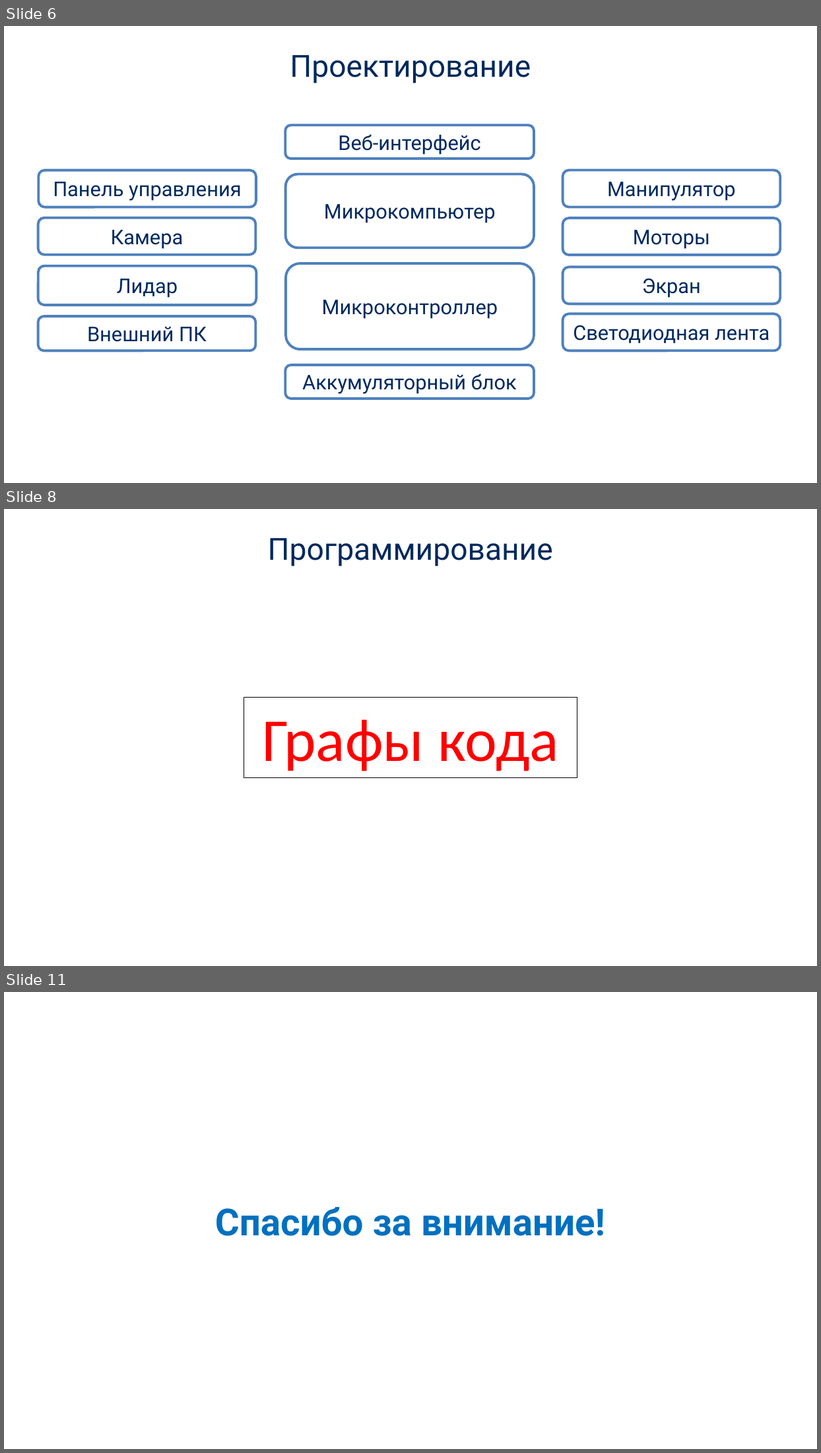
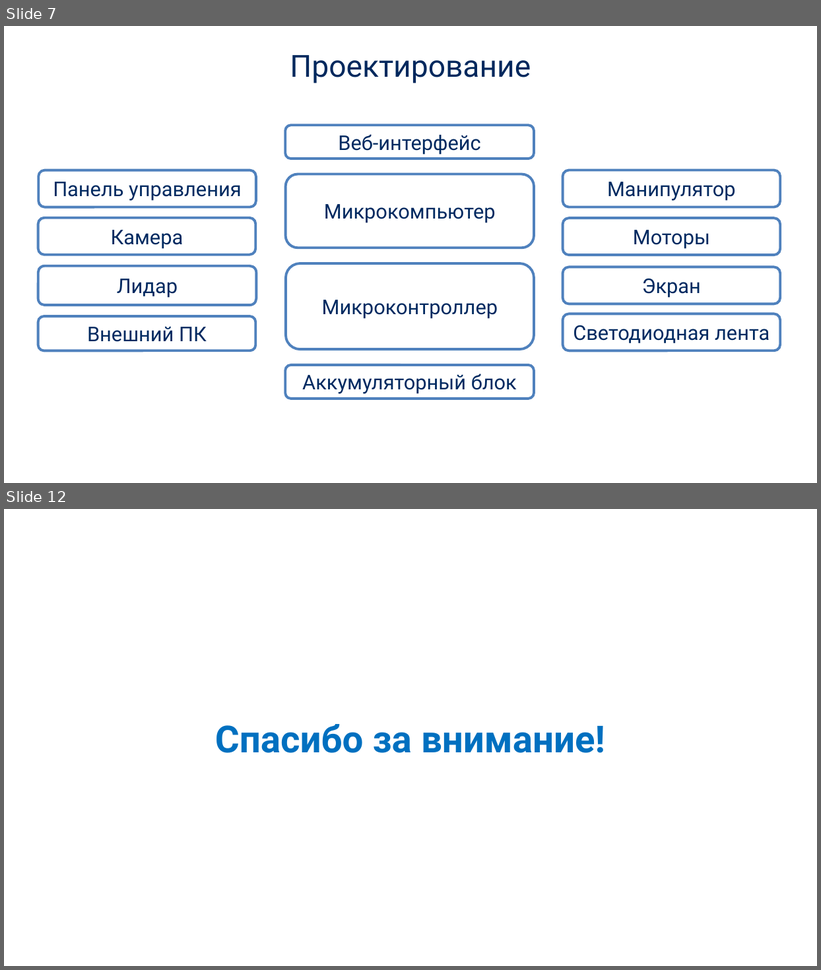
Before and after one commit to incubus-ank/marshmallow_old, a slide deck: Защита.pptx. Shown one above the other, each under a label of ours: slides 6, 8 and 11 before the commit, slides 7 and 12 after it; the slides between them are not shown. The pictures are 821x1453 and 821x970 pixels, drawn with LibreOffice and Linux fonts; fonts in the diff are those of the drawing; background and template pictures are left out. Boxes give left, top, right and bottom in pixels: in the first picture for what was removed or moved away, otherwise in the second. Text is boxed around its words. In the diff, an @@ line names an element or a change of style, - is before the commit and + after.

```diff
--- a/Защита.pptx
+++ b/Защита.pptx
@@ slide 8 removed at [4,509,817,966], background picture (left out) @@
@@ text removed at [268,538,553,566] @@
-Программирование
@@ rectangle removed at [244,698,578,778] @@
-Графы кода
@@ what was slide 6 is now slide 7 @@
@@ what was slide 11 is now slide 12 @@
```
Also in this commit, not shown: 5 slides added, 3 other slides removed, 4 other files.
